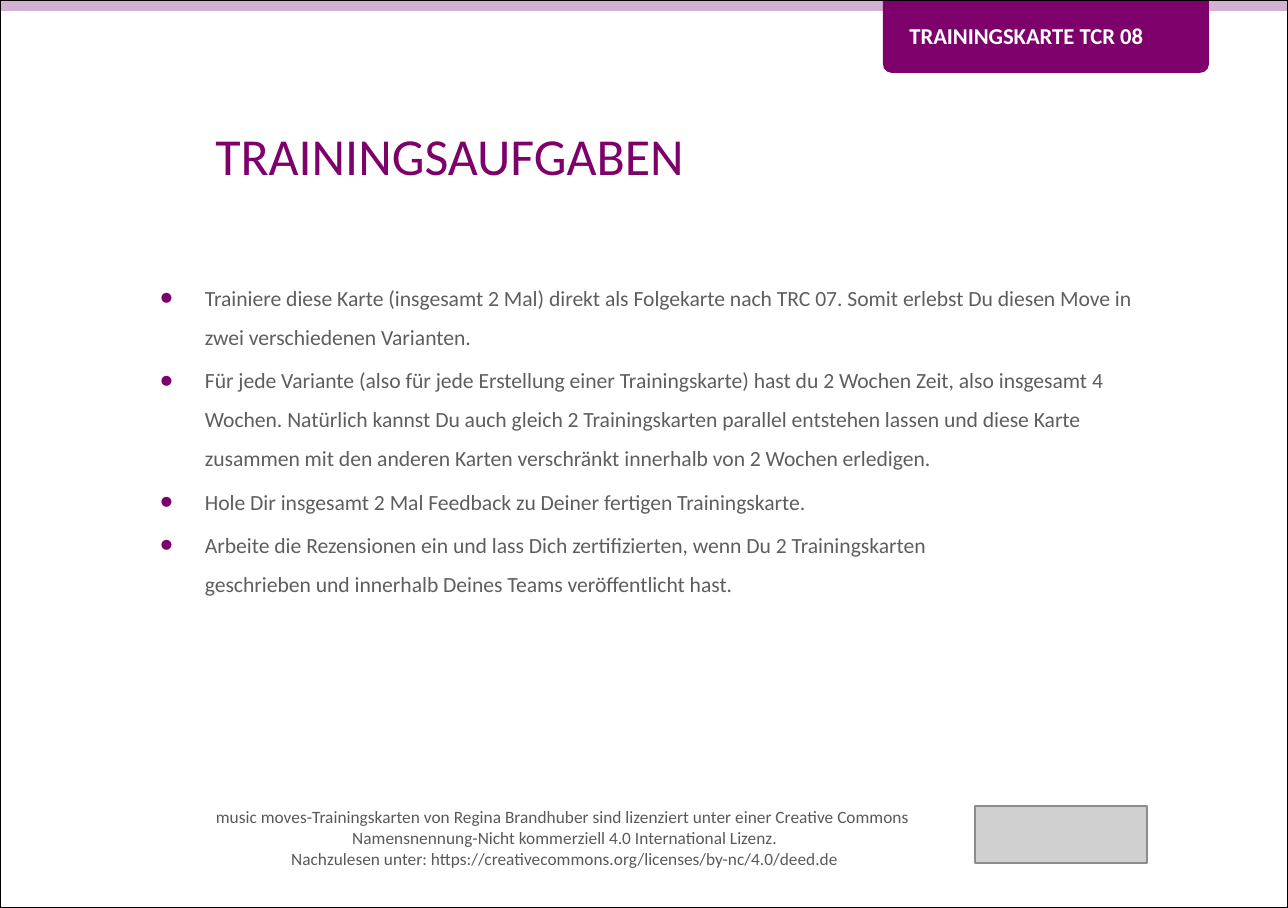
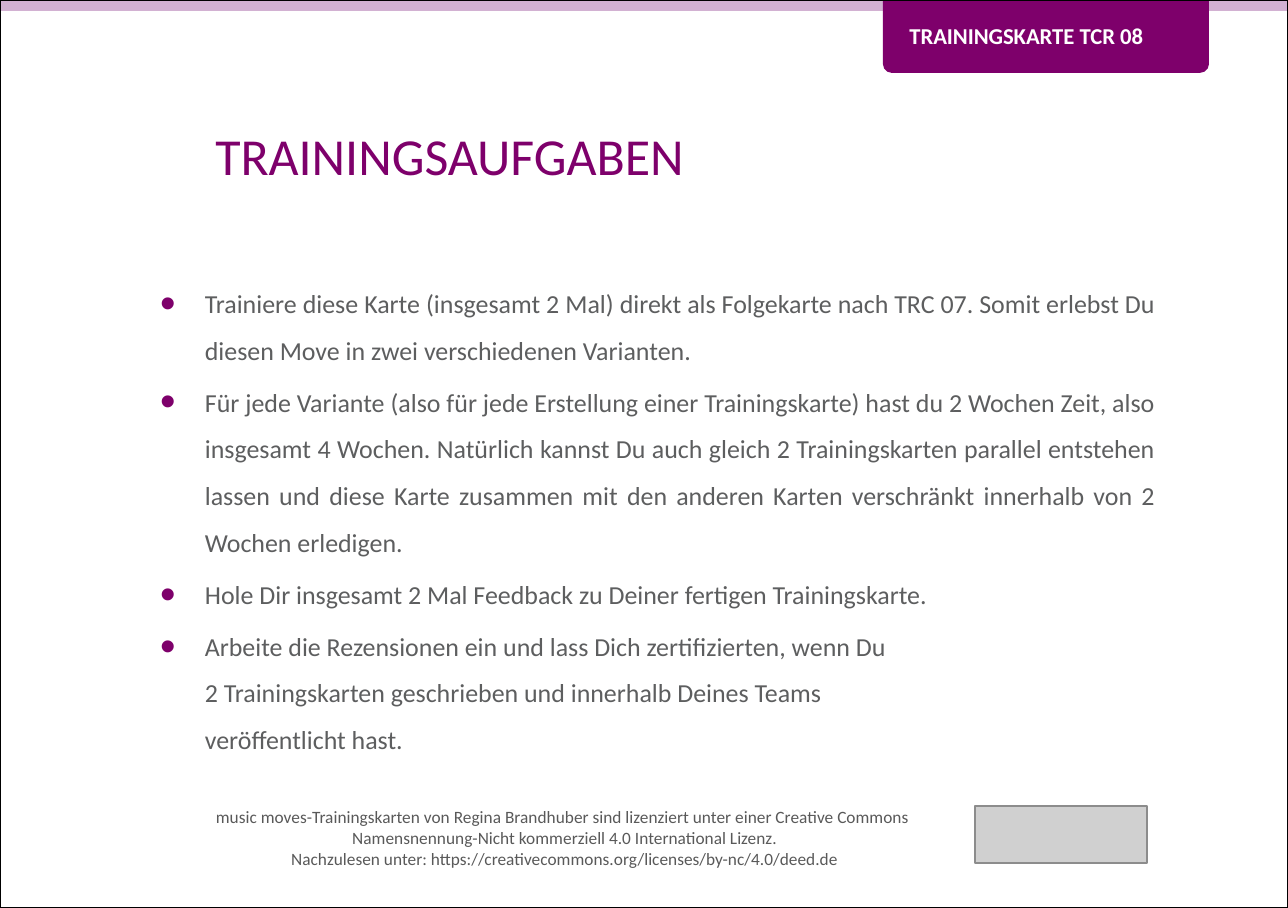
Before and after one commit to Teamtool/training-materials, a slide deck: slide 2 of training-cards/music moves/Training Cards (TRC)/ger/apprentice/ger_TCR_08_Rezension_MM_A.pptx. Drawn at 1288x908 pixels with LibreOffice and Linux fonts; fonts in the diff are those of the drawing; grey boxes stand for pictures; background and template pictures are left out. Boxes give left, top, right and bottom in pixels: in the first picture for what was removed or moved away, otherwise in the second. Text is boxed around its words. In the diff, an @@ line names an element or a change of style, - is before the commit and + after.

```diff
--- a/training-cards/music moves/Training Cards (TRC)/ger/apprentice/ger_TCR_08_Rezension_MM_A.pptx
+++ b/training-cards/music moves/Training Cards (TRC)/ger/apprentice/ger_TCR_08_Rezension_MM_A.pptx
@@ text "Trainiere diese Karte (insgesamt 2 ..." at (x1=205, y1=294, x2=1155, y2=749): size 10 to 12 pt; alignment left to justified @@
```
Also in this commit, not shown: 1 other slide changed, 1 other file.
